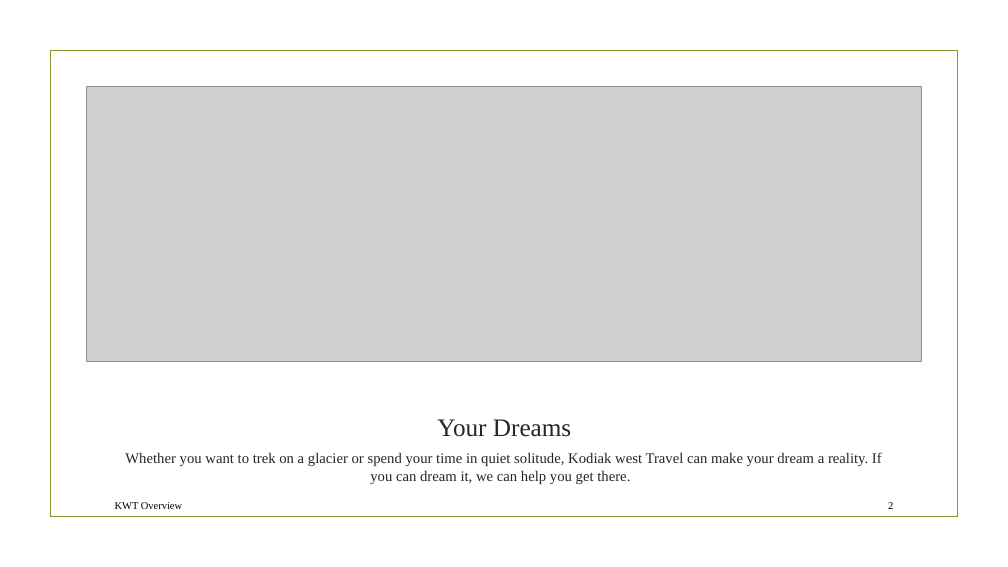
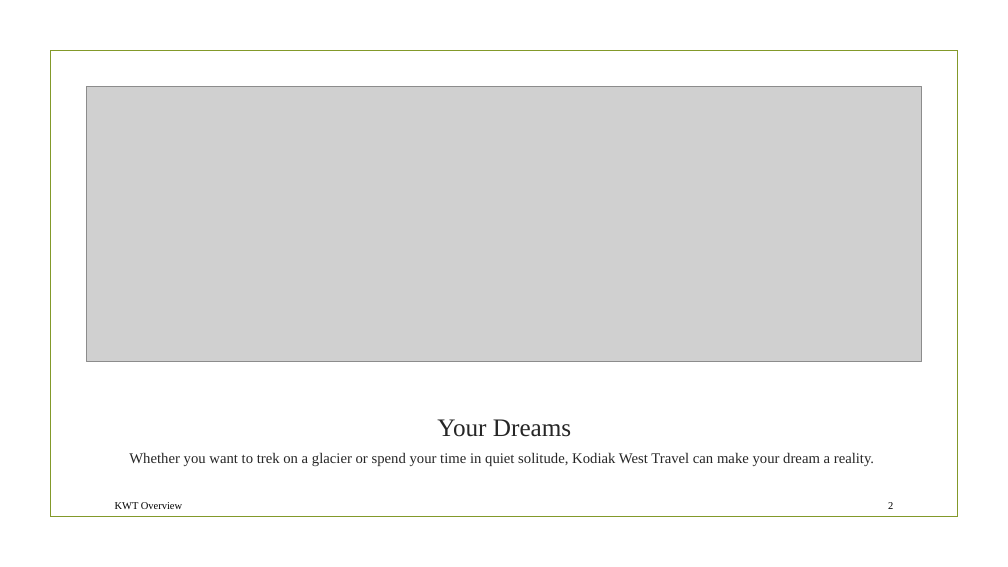
Before and after one commit to soumyavajjhala/soumyavajjhala.github.io, a slide deck: slide 2 of Desktop Publishing & Presentation Graphics Applications/Microsoft PowerPoint-Comprehensive/Getting Started with Microsoft PowerPoint/KWT Overview.pptx. Drawn at 1008x567 pixels with LibreOffice and Linux fonts; fonts in the diff are those of the drawing; grey boxes stand for pictures; background and template pictures are left out. Boxes give left, top, right and bottom in pixels: in the first picture for what was removed or moved away, otherwise in the second. Text is boxed around its words. In the diff, an @@ line names an element or a change of style, - is before the commit and + after.

```diff
--- a/Desktop Publishing & Presentation Graphics Applications/Microsoft PowerPoint-Comprehensive/Getting Started with Microsoft PowerPoint/KWT Overview.pptx
+++ b/Desktop Publishing & Presentation Graphics Applications/Microsoft PowerPoint-Comprehensive/Getting Started with Microsoft PowerPoint/KWT Overview.pptx
@@ text at (129,452,874,466): text changed @@
-Whether you want to trek on a glacier or spend your time in quiet solitude, Kodiak west Travel can make your dream a reality. If you can dream it, we can help you get there.
+Whether you want to trek on a glacier or spend your time in quiet solitude, Kodiak West Travel can make your dream a reality.
```
Also in this commit, not shown: 2 other slides changed, 1 other file.
